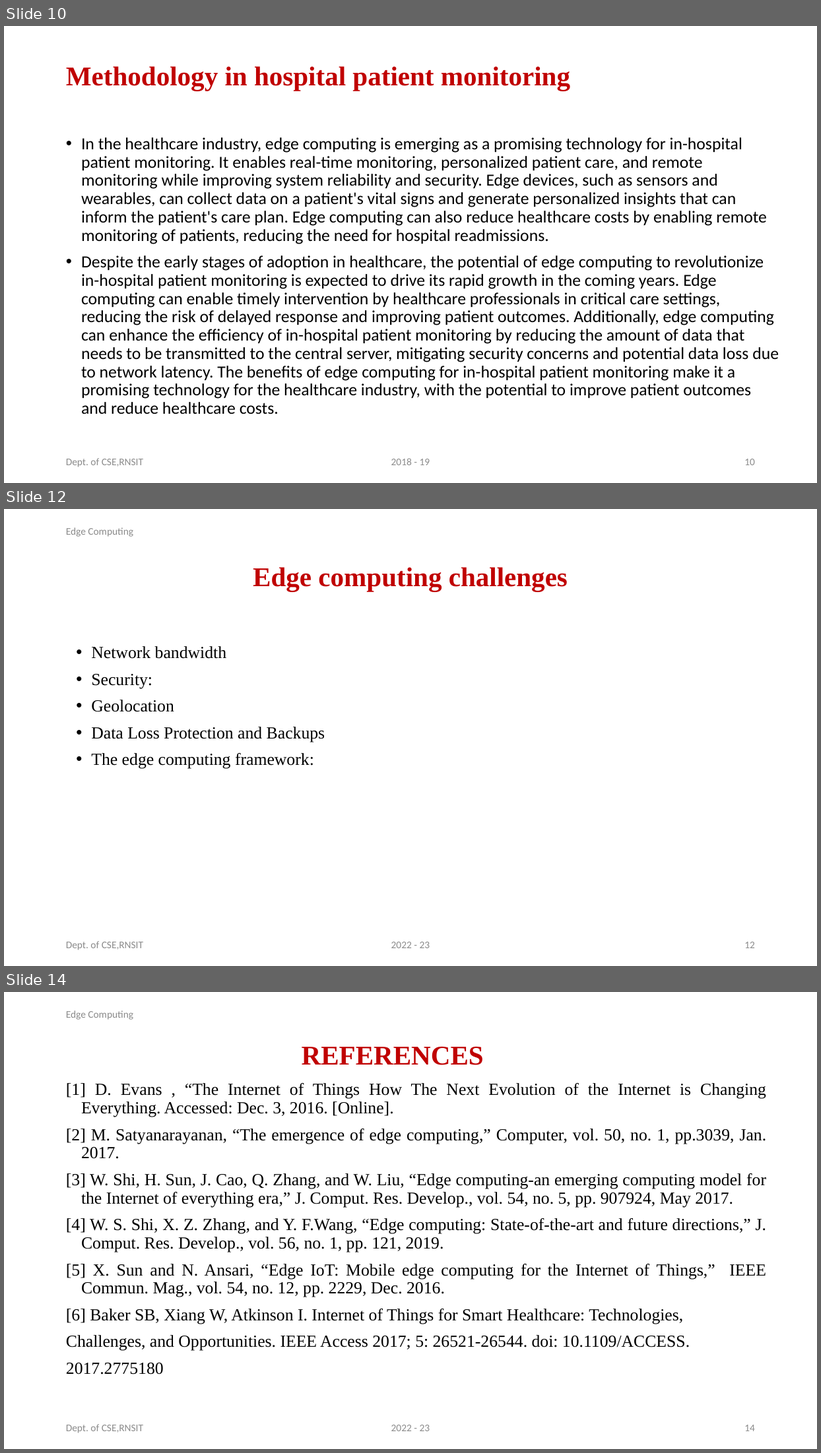
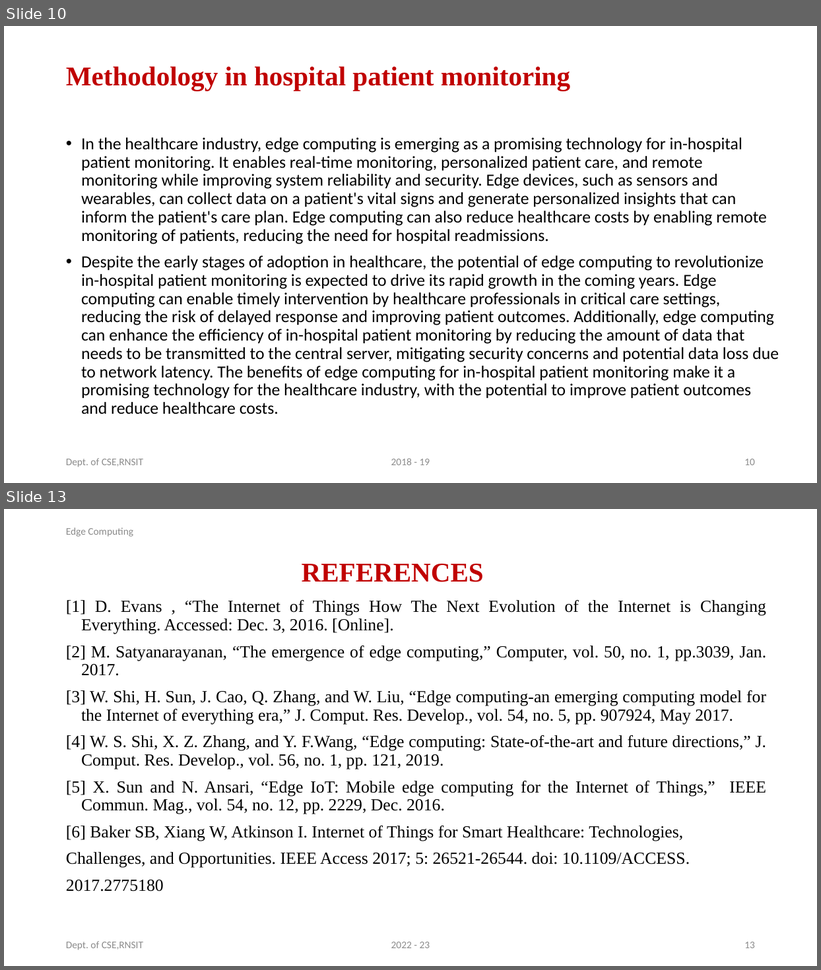
Before and after one commit to Nitish36/Technical_Seminar, a slide deck: Technical Seminar Presentation PPT format _BE_2023.pptx. Shown one above the other, each under a label of ours: slides 10, 12 and 14 before the commit, slides 10 and 13 after it; the slides between them are not shown. The pictures are 821x1453 and 821x970 pixels, drawn with LibreOffice and Linux fonts; fonts in the diff are those of the drawing. Boxes give left, top, right and bottom in pixels: in the first picture for what was removed or moved away, otherwise in the second. Text is boxed around its words. In the diff, an @@ line names an element or a change of style, - is before the commit and + after.

```diff
--- a/Technical Seminar Presentation PPT format _BE_2023.pptx
+++ b/Technical Seminar Presentation PPT format _BE_2023.pptx
@@ slide 12 removed at [4,509,817,966], background #FFFFFF @@
@@ text removed at [66,527,133,537] @@
-Edge Computing
@@ title removed at [253,567,568,591] @@
-Edge computing challenges
@@ text removed at [91,646,325,769] @@
-• Network bandwidth
-• Security:
-• Geolocation
-• Data Loss Protection and Backups
-• The edge computing framework:
@@ text removed at [66,941,143,951] @@
-Dept. of CSE,RNSIT
@@ text removed at [391,942,430,949] @@
-2022 - 23
@@ page number removed at [745,942,755,949] @@
-12
@@ what was slide 14 is now slide 13 @@
@@ page number at [745,942,755,949]: text changed @@
-14
+13
```
Also in this commit, not shown: 4 slides changed, 11 other files.
